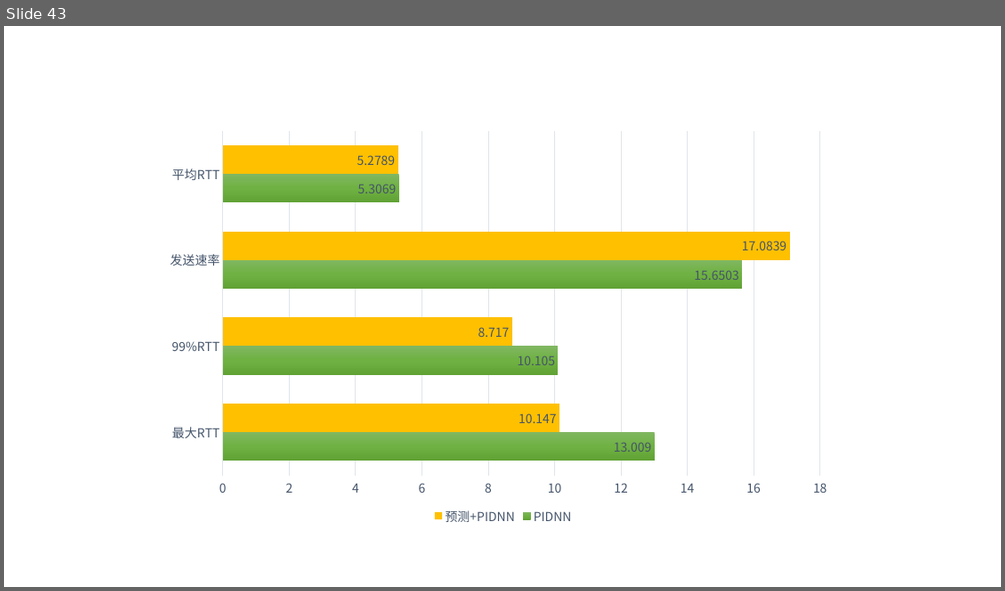
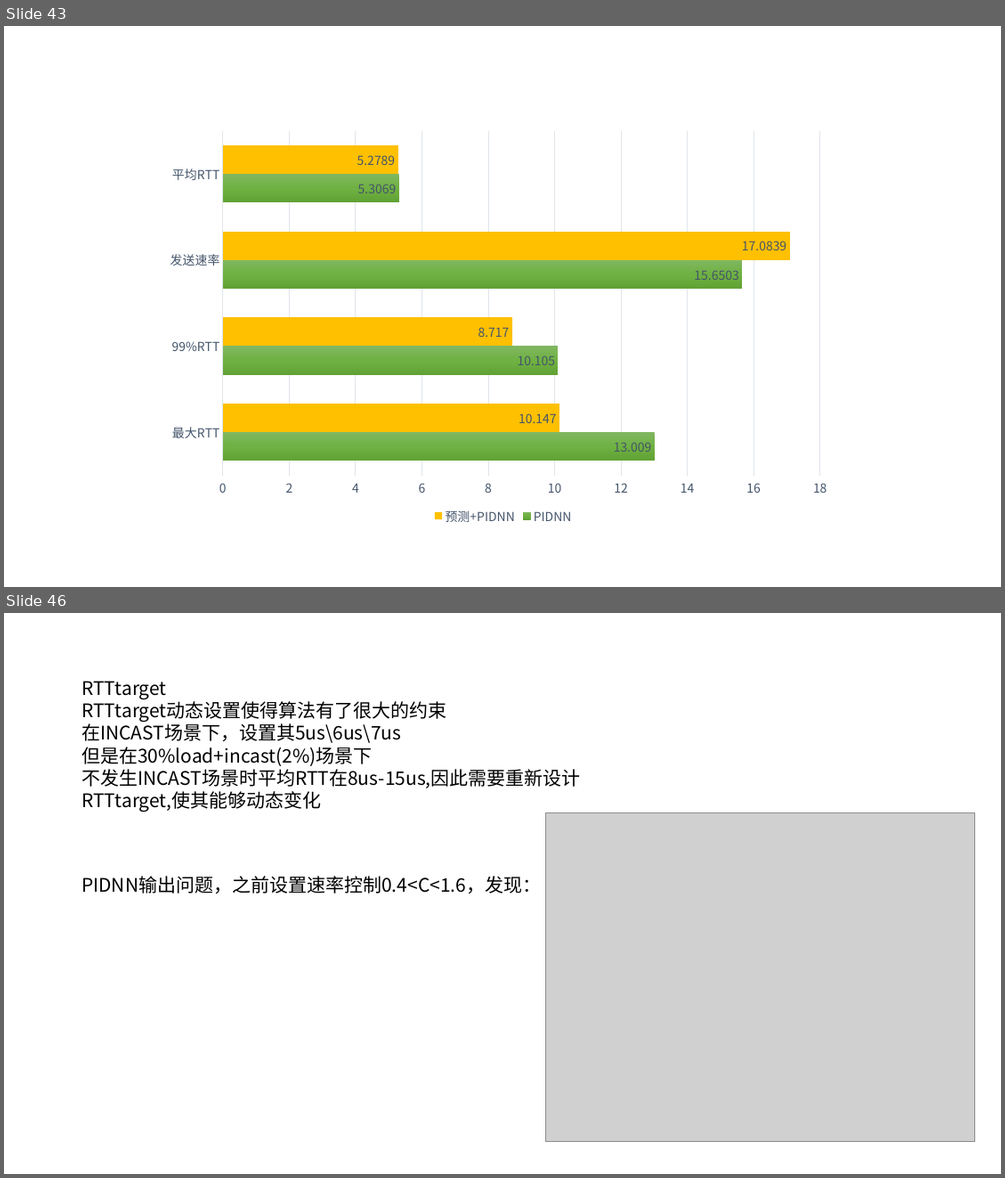
Before and after one commit to JinPeng-Zhang/DCN-LSTM_PID-congestion-control, a slide deck: paper/毕设思路 [自动保存的] [自动保存的].pptx. Shown one above the other, each under a label of ours: slide 43 before the commit, slides 43 and 46 after it; the slides between them are not shown. The pictures are 1005x591 and 1005x1178 pixels, drawn with LibreOffice and Linux fonts; fonts in the diff are those of the drawing; grey boxes stand for pictures. Boxes give left, top, right and bottom in pixels: in the first picture for what was removed or moved away, otherwise in the second. Text is boxed around its words. In the diff, an @@ line names an element or a change of style, - is before the commit and + after.

```diff
--- a/paper/毕设思路 [自动保存的] [自动保存的].pptx
+++ b/paper/毕设思路 [自动保存的] [自动保存的].pptx
@@ slide 46 added at bbox=[4, 613, 1001, 1174], background #FFFFFF @@
@@ text added at bbox=[81, 681, 581, 811], 18 pt, text #000000 @@
+RTTtarget
+RTTtarget动态设置使得算法有了很大的约束
+在INCAST场景下，设置其5us\6us\7us
+但是在30%load+incast(2%)场景下
+不发生INCAST场景时平均RTT在8us-15us,因此需要重新设计RTTtarget,使其能够动态变化
@@ picture added at bbox=[545, 812, 975, 1142] @@
@@ text added at bbox=[81, 876, 541, 893], 18 pt, text #000000 @@
+PIDNN输出问题，之前设置速率控制0.4<C<1.6，发现：
```
Also in this commit, not shown: 2 slides changed, 2 other slides added, 23 other files.
